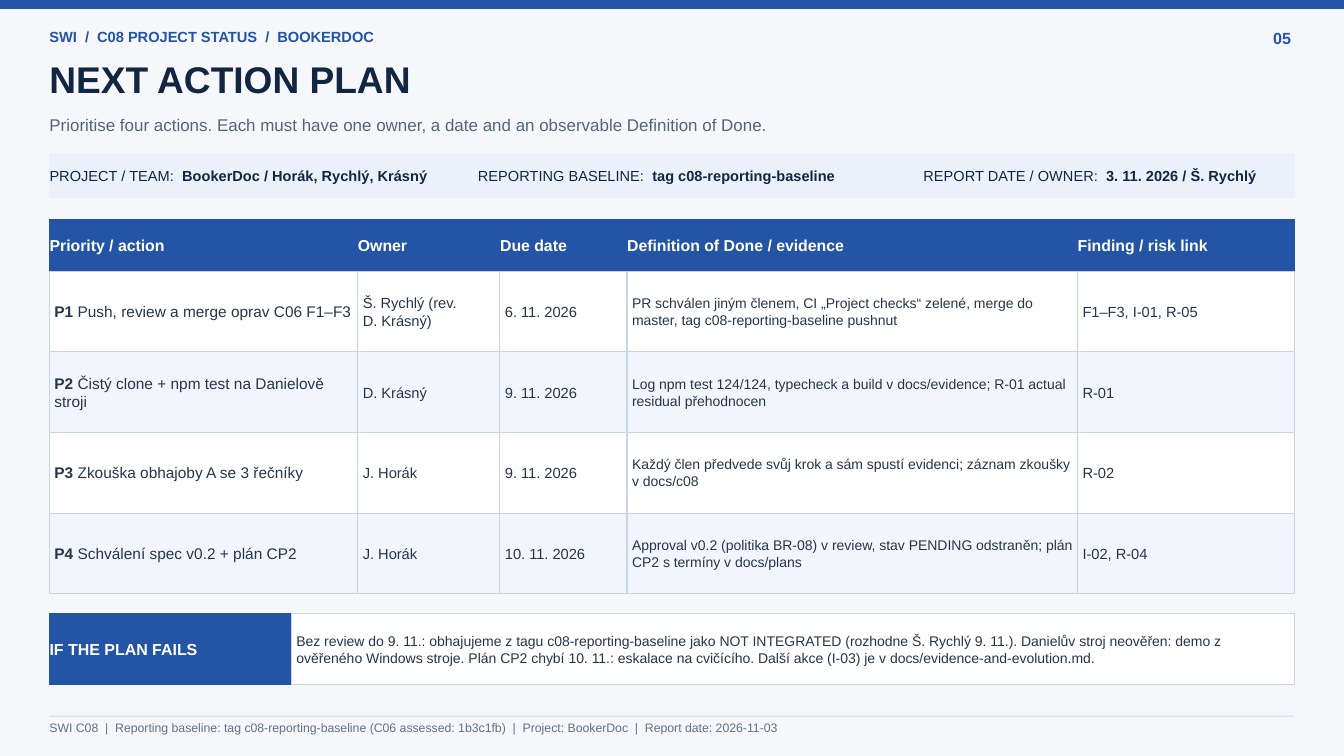
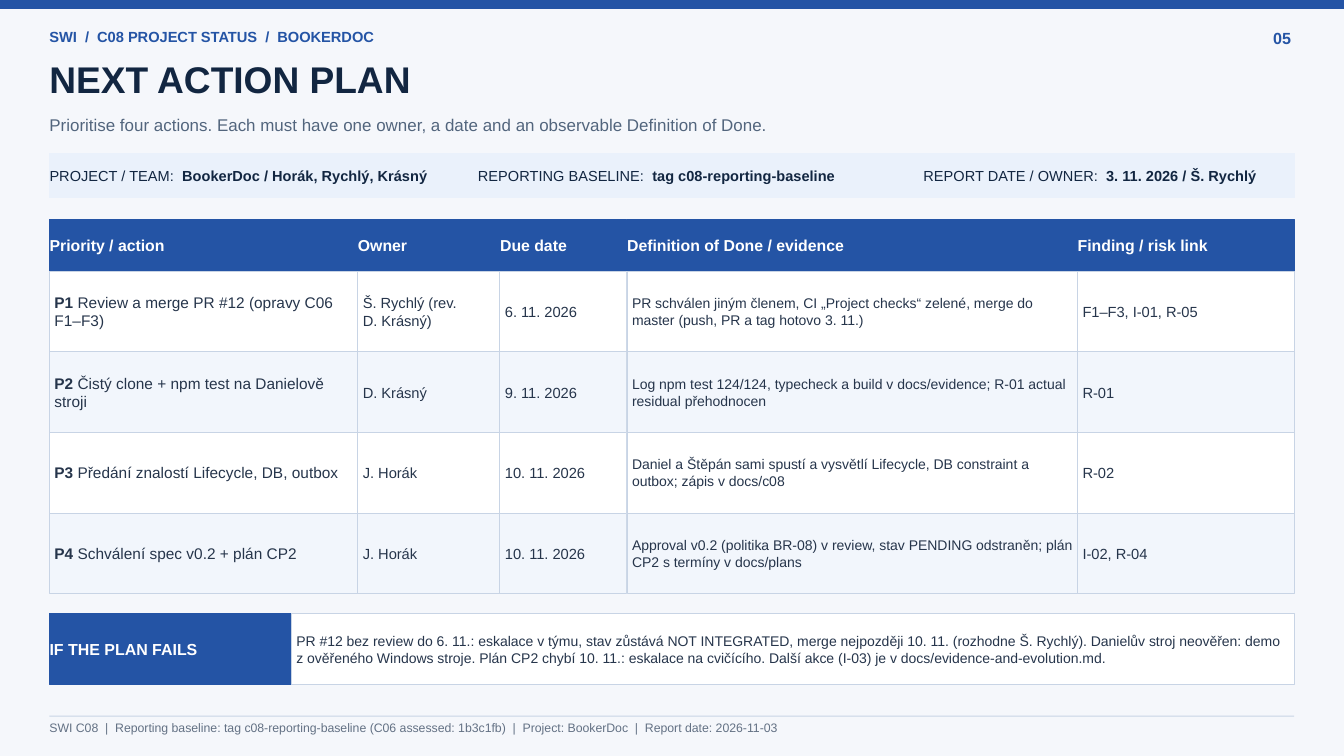
Before and after one commit to ethanjojo/reservationsystem-swi, a slide deck: slide 5 of docs/c08/C08_Project_Status_BookerDoc.pptx. Drawn at 1344x756 pixels with LibreOffice and Linux fonts; fonts in the diff are those of the drawing. Boxes give left, top, right and bottom in pixels: in the first picture for what was removed or moved away, otherwise in the second. Text is boxed around its words. In the diff, an @@ line names an element or a change of style, - is before the commit and + after.

```diff
--- a/docs/c08/C08_Project_Status_BookerDoc.pptx
+++ b/docs/c08/C08_Project_Status_BookerDoc.pptx
@@ text in rectangle at (54,297,333,329): text changed @@
-P1 Push, review a merge oprav C06 F1–F3
+P1 Review a merge PR #12 (opravy C06 F1–F3)
@@ text in rectangle at (632,297,1033,328): text changed @@
-PR schválen jiným členem, CI „Project checks“ zelené, merge do master, tag c08-reporting-baseline pushnut
+PR schválen jiným členem, CI „Project checks“ zelené, merge do master (push, PR a tag hotovo 3. 11.)
@@ text in rectangle at (54,466,338,481): text changed @@
-P3 Zkouška obhajoby A se 3 řečníky
+P3 Předání znalostí Lifecycle, DB, outbox
@@ text in rectangle at (505,467,585,478): text changed @@
-9. 11. 2026
+10. 11. 2026
@@ text in rectangle at (632,458,1029,489): text changed @@
-Každý člen předvede svůj krok a sám spustí evidenci; záznam zkoušky v docs/c08
+Daniel a Štěpán sami spustí a vysvětlí Lifecycle, DB constraint a outbox; zápis v docs/c08
@@ text in rectangle at (296,635,1280,666): text changed @@
-Bez review do 9. 11.: obhajujeme z tagu c08-reporting-baseline jako NOT INTEGRATED (rozhodne Š. Rychlý 9. 11.). Danielův stroj neověřen: demo z ověřeného Windows stroje. Plán CP2 chybí 10. 11.: eskalace na cvičícího. Další akce (I-03) je v docs/evidence-and-evolution.md.
+PR #12 bez review do 6. 11.: eskalace v týmu, stav zůstává NOT INTEGRATED, merge nejpozději 10. 11. (rozhodne Š. Rychlý). Danielův stroj neověřen: demo z ověřeného Windows stroje. Plán CP2 chybí 10. 11.: eskalace na cvičícího. Další akce (I-03) je v docs/evidence-and-evolution.md.
```
Also in this commit, not shown: 4 other slides changed, 5 other files.
